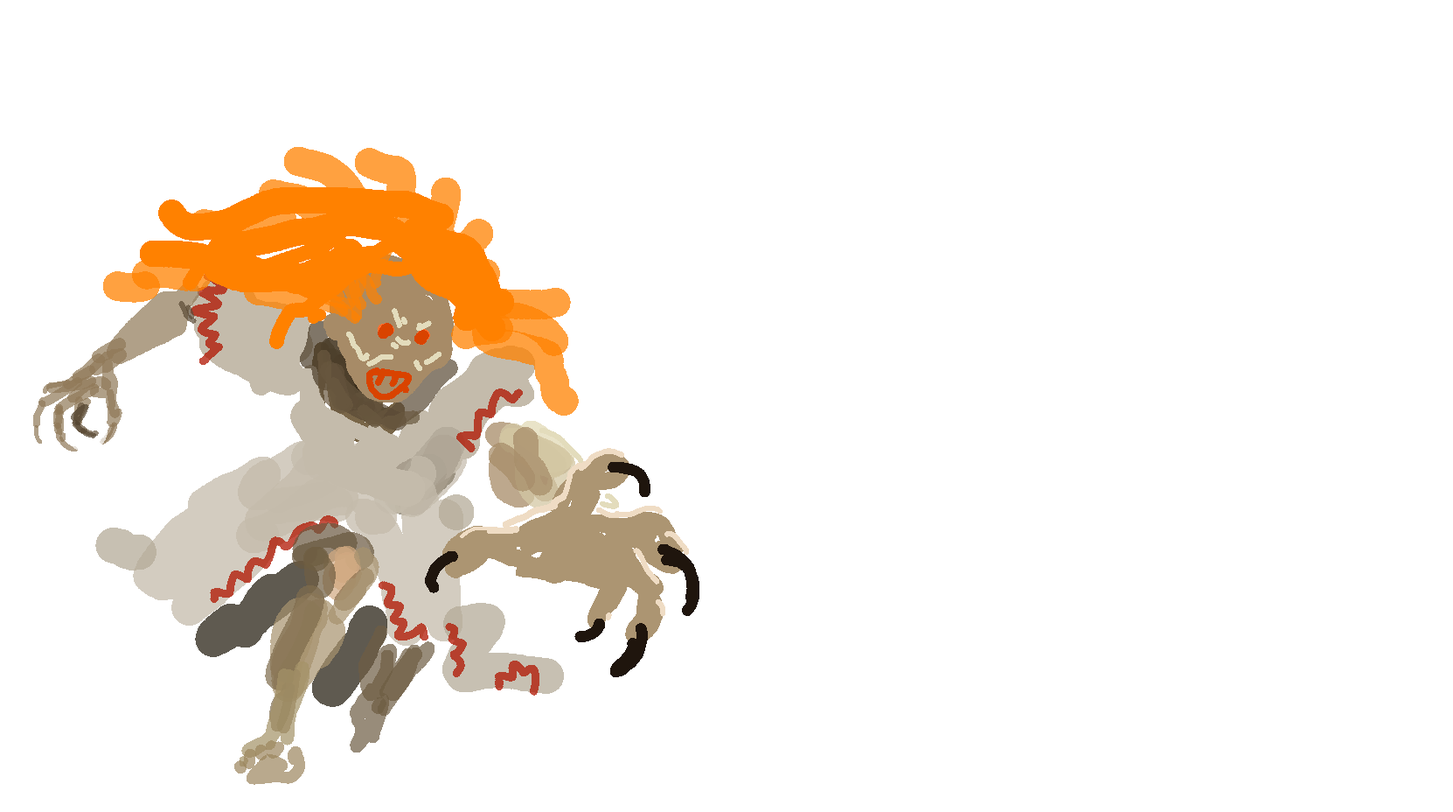
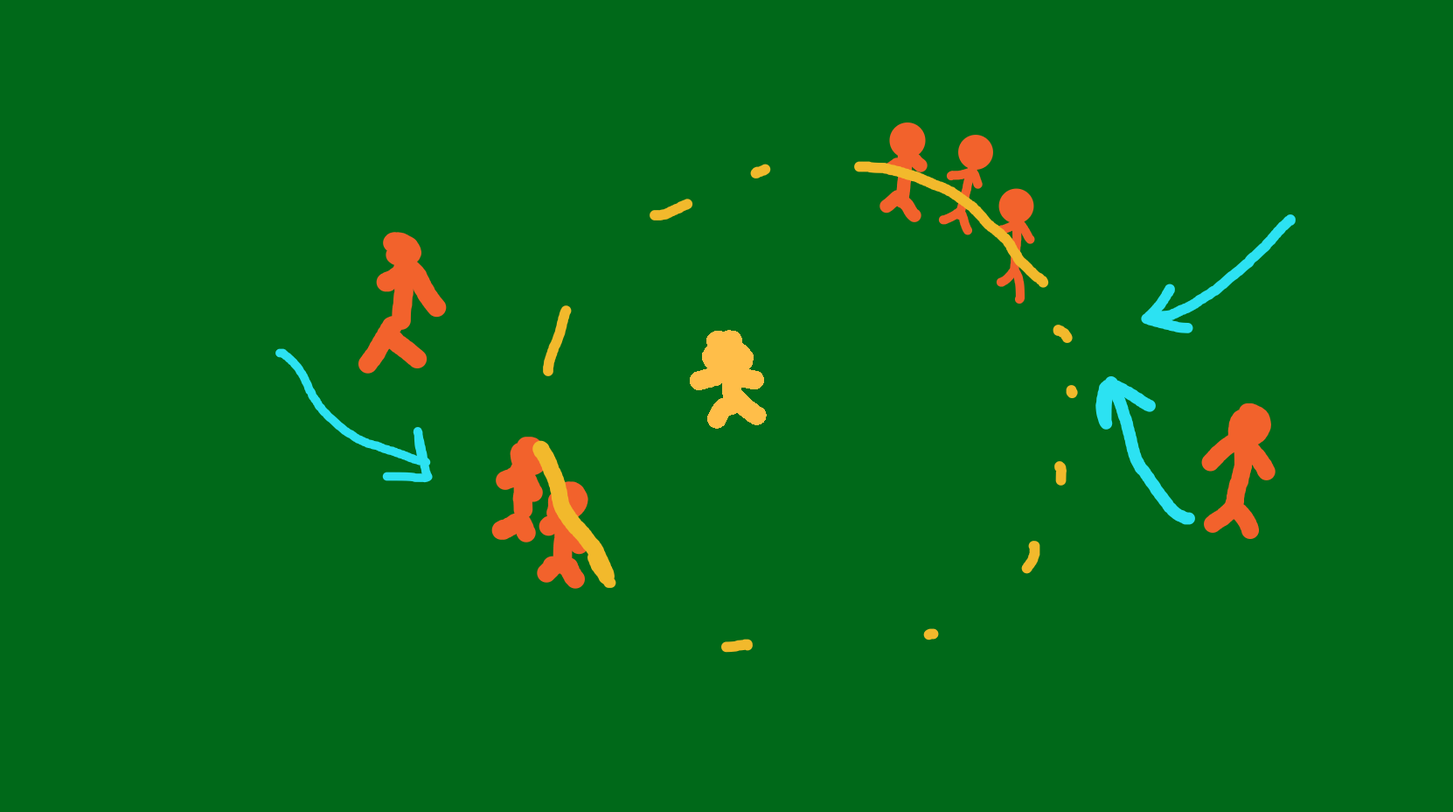
Layer changes from the first 1453x812 image to the second:
added layer "Paint Layer 4" above "Paint Layer 2" over [0, 0, 1453, 812]
hid "Paint Layer 2" over [55, 111, 616, 448]
hid "Paint Layer 3" over [0, 223, 728, 812]
showed "Paint Layer 2 (pasted)" over [0, 0, 1453, 812]
